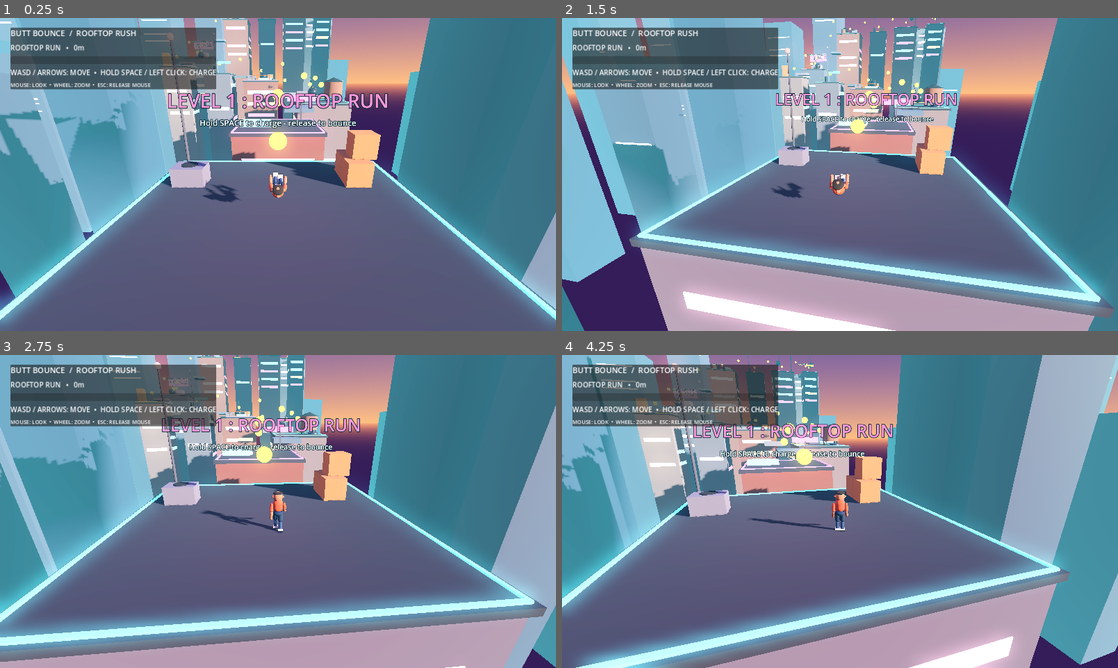
Above: before the commit, frames 1-4 (two rows, left to right).
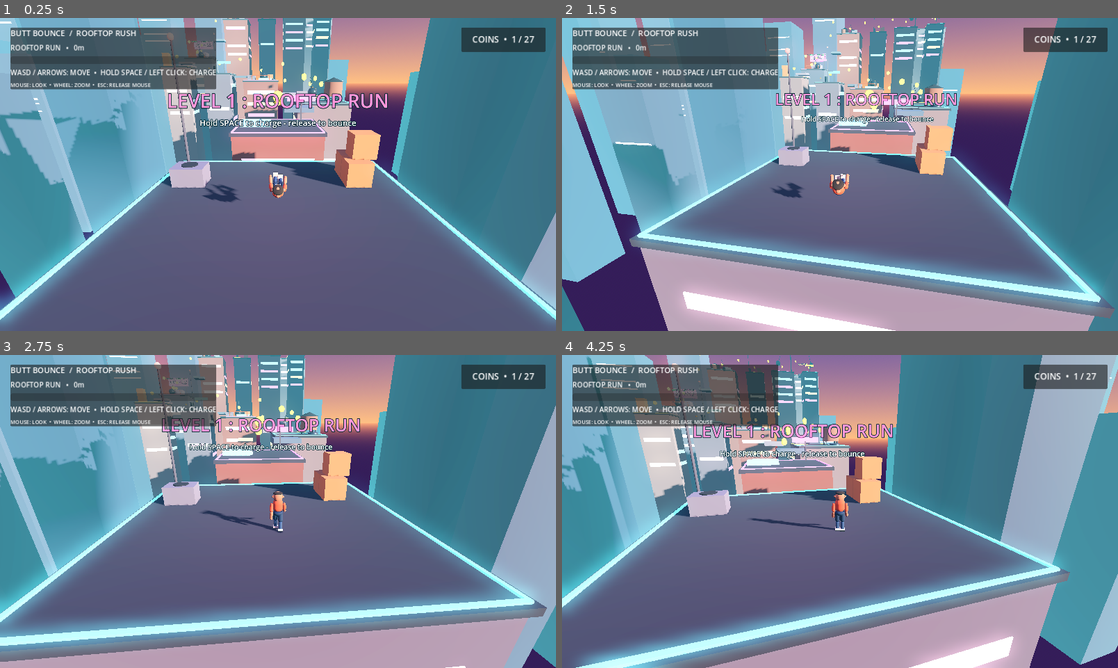
Above: after the commit, the same moments.

Repository: wahwaeknoor-2008/Butt-Bounce
Game: Godot game, scene res://scenes/rooftop_rush.tscn
Same seed, same stepped clock (60 frames per second), same inputs: the game is played once before the commit and once after it.
Inputs (mouse positions are in pixels of both pictures, inside the frame that each line leads up to):
- Up to frame 1 (0.25 s): no input
- Up to frame 2 (1.5 s): tap Enter at 0.5 s; move the mouse to (867, 174) at 0.52 s; hold W from 0.53 s (still down); tap R at 0.6, 1.35 s; click (867, 174) at 0.67 s; tap Space at 0.77 s; move the mouse to (812, 174) at 1.27 s
- Up to frame 3 (2.75 s): keep holding W; tap Space at 1.52 s; move the mouse to (289, 505) at 2.02 s; tap R at 2.1 s
- Up to frame 4 (4.25 s): keep holding W; move the mouse to (834, 517) at 2.77 s; tap R at 2.85, 3.6 s; click (834, 517) at 2.92 s; tap Space at 3.02, 3.77 s; move the mouse to (878, 514) at 3.52 s

The runs differ from the first frame. In frame 1, 1.5% of the frame differs, in the area x 31-99%, y 1-48%; in frame 2, 1.3%; in frame 3, 1.4%; in frame 4, 1.5%.

Commit message:
Add working coin collection, pickup feedback and HUD counter

Diff:
--- a/scripts/level.gd
+++ b/scripts/level.gd
@@ -11,6 +11,11 @@
 var charge_bar: ProgressBar
 var message_label: Label
 var distance_label: Label
+var coin_label: Label
+var coins_collected := 0
+var total_coins := 0
+var _coin_nodes: Array[Area3D] = []
+var _coin_base_heights: Dictionary = {}
 var won := false
 var _detail_time := 0.0
 var _rotating_details: Array[Node3D] = []
@@ -41,6 +46,7 @@
 	player.player_fell.connect(_on_player_fell)
 	player.charge_updated.connect(_on_charge_updated)
 	player.bounce_launched.connect(_on_bounce_launched)
+	_setup_coin_collection()
 	_create_camera()
 	_create_hud()
 	var goal: Area3D = world.get_node("Markers/GoalZone")
@@ -81,6 +87,15 @@
 	for warning_light in _warning_lights:
 		warning_light.light_energy = 0.65 + 0.45 * (0.5 + 0.5 * sin(_detail_time * 3.2))
 
+	# Coins spin and gently hover so players can recognize pickups from a distance.
+	for coin_index in range(_coin_nodes.size()):
+		var coin := _coin_nodes[coin_index]
+		if not is_instance_valid(coin):
+			continue
+		coin.rotate_y(delta * 2.4)
+		var base_height := float(_coin_base_heights.get(coin.get_instance_id(), coin.position.y))
+		coin.position.y = base_height + sin(_detail_time * 3.0 + float(coin_index) * 0.35) * 0.12
+
 	player.set_camera_yaw(_camera_yaw)
 	var target := player.global_position + Vector3.UP * 0.9
 	var horizontal_distance := _camera_distance * cos(_camera_pitch)
@@ -98,6 +113,71 @@
 	camera.look_at(target, Vector3.UP)
 	var travelled := int(maxf(0.0, -player.global_position.z))
 	distance_label.text = "ROOFTOP RUN   •   %dm" % travelled
+
+
+func _setup_coin_collection() -> void:
+	_coin_nodes.clear()
+	_coin_base_heights.clear()
+	coins_collected = 0
+
+	for coin_node in get_tree().get_nodes_in_group("coins"):
+		var coin := coin_node as Area3D
+		if coin == null:
+			continue
+
+		# Only the player's collision layer should trigger the pickup.
+		coin.collision_layer = 0
+		coin.collision_mask = 1
+		coin.monitoring = true
+		coin.monitorable = true
+		coin.body_entered.connect(_on_coin_body_entered.bind(coin))
+		_coin_nodes.append(coin)
+		_coin_base_heights[coin.get_instance_id()] = coin.position.y
+
+	total_coins = _coin_nodes.size()
+	_update_coin_counter()
+
+
+func _on_coin_body_entered(body: Node3D, coin: Area3D) -> void:
+	if body != player or not is_instance_valid(coin):
+		return
+	if coin.has_meta("collected"):
+		return
+
+	coin.set_meta("collected", true)
+	coin.set_deferred("monitoring", false)
+	coins_collected += 1
+	_update_coin_counter()
+	_show_coin_pickup(coin.global_position)
+	coin.queue_free()
+
+
+func _update_coin_counter() -> void:
+	if coin_label != null:
+		coin_label.text = "COINS  •  %d / %d" % [coins_collected, total_coins]
+
+
+func _show_coin_pickup(world_position: Vector3) -> void:
+	var popup := Label3D.new()
+	popup.name = "CoinPickupPopup"
+	popup.text = "+1"
+	popup.font_size = 64
+	popup.outline_size = 12
+	popup.modulate = Color(1.0, 0.86, 0.24, 1.0)
+	popup.billboard = BaseMaterial3D.BILLBOARD_ENABLED
+	world.add_child(popup)
+	popup.global_position = world_position + Vector3.UP * 0.65
+
+	var tween := create_tween()
+	tween.set_parallel(true)
+	tween.tween_property(
+		popup,
+		"global_position",
+		popup.global_position + Vector3.UP * 1.35,
+		0.62
+	).set_trans(Tween.TRANS_CUBIC).set_ease(Tween.EASE_OUT)
+	tween.tween_property(popup, "modulate:a", 0.0, 0.62)
+	tween.finished.connect(popup.queue_free)
 
 
 func _upgrade_rooftop_environment() -> void:
@@ -382,6 +462,23 @@
 	camera_help.add_theme_font_size_override("font_size", 12)
 	column.add_child(camera_help)
 
+	# Compact coin counter in the top-right corner, separate from the controls.
+	var coin_panel := PanelContainer.new()
+	coin_panel.name = "CoinCounterPanel"
+	coin_panel.set_anchors_preset(Control.PRESET_TOP_RIGHT)
+	coin_panel.offset_left = -218.0
+	coin_panel.offset_top = 22.0
+	coin_panel.offset_right = -24.0
+	coin_panel.offset_bottom = 78.0
+	layer.add_child(coin_panel)
+
+	coin_label = Label.new()
+	coin_label.name = "CoinCounter"
+	coin_label.text = "COINS  •  %d / %d" % [coins_collected, total_coins]
+	coin_label.add_theme_font_size_override("font_size", 20)
+	coin_label.horizontal_alignment = HORIZONTAL_ALIGNMENT_CENTER
+	coin_panel.add_child(coin_label)
+
 
 func _on_charge_updated(amount: float) -> void:
 	if charge_bar:
